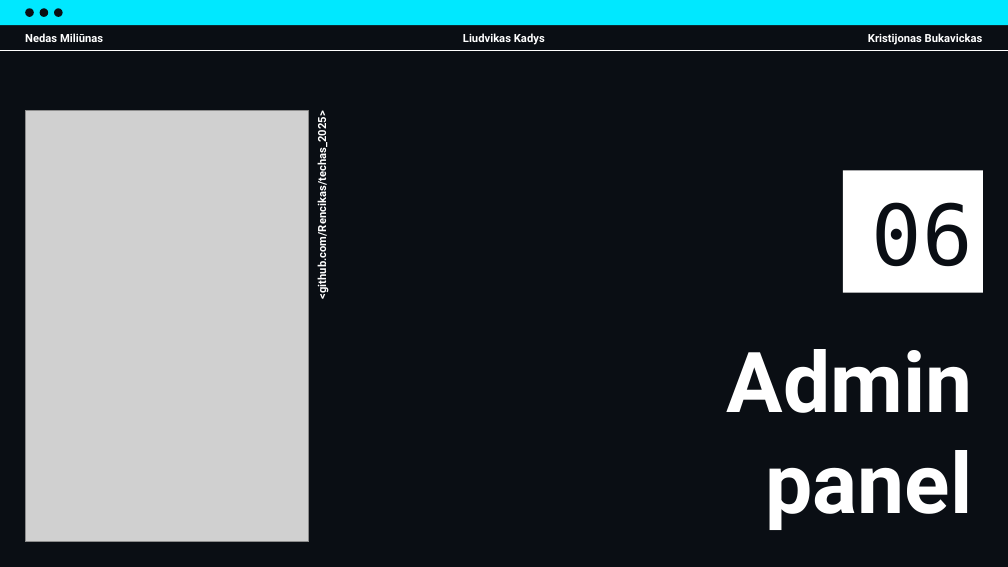
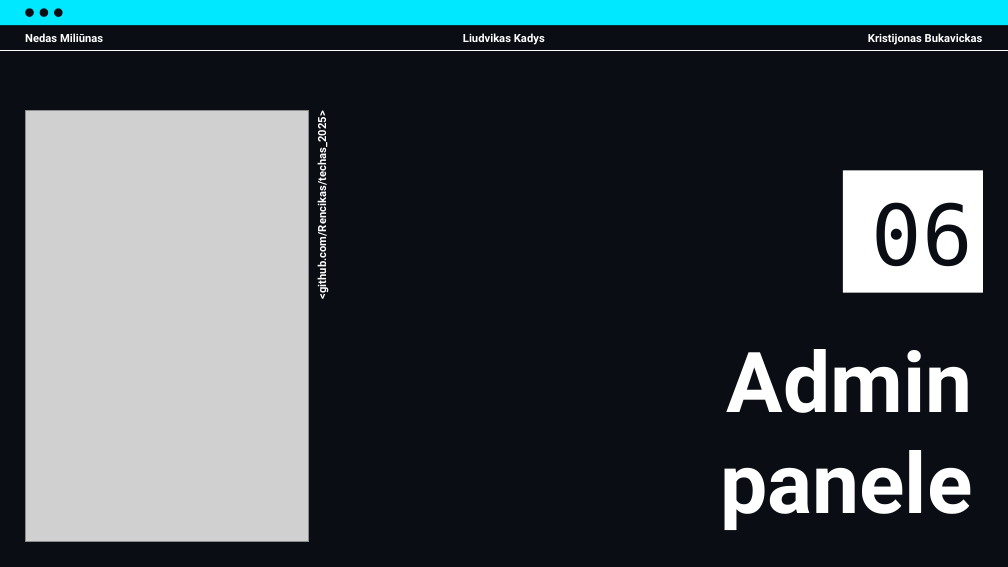
Before and after one commit to Rencikas/techas_2025, a slide deck: slide 14 of Prezentacijos/IT_Projektas_Final.pptx. Drawn at 1008x567 pixels with LibreOffice and Linux fonts; fonts in the diff are those of the drawing; grey boxes stand for pictures. Boxes give left, top, right and bottom in pixels: in the first picture for what was removed or moved away, otherwise in the second. Text is boxed around its words. In the diff, an @@ line names an element or a change of style, - is before the commit and + after.

```diff
--- a/Prezentacijos/IT_Projektas_Final.pptx
+++ b/Prezentacijos/IT_Projektas_Final.pptx
@@ title at (x1=720, y1=349, x2=973, y2=530): text changed @@
-Admin panel
+Admin panele
```
Also in this commit, not shown: 7 other slides changed, 1 slide added, 1 slide removed.
